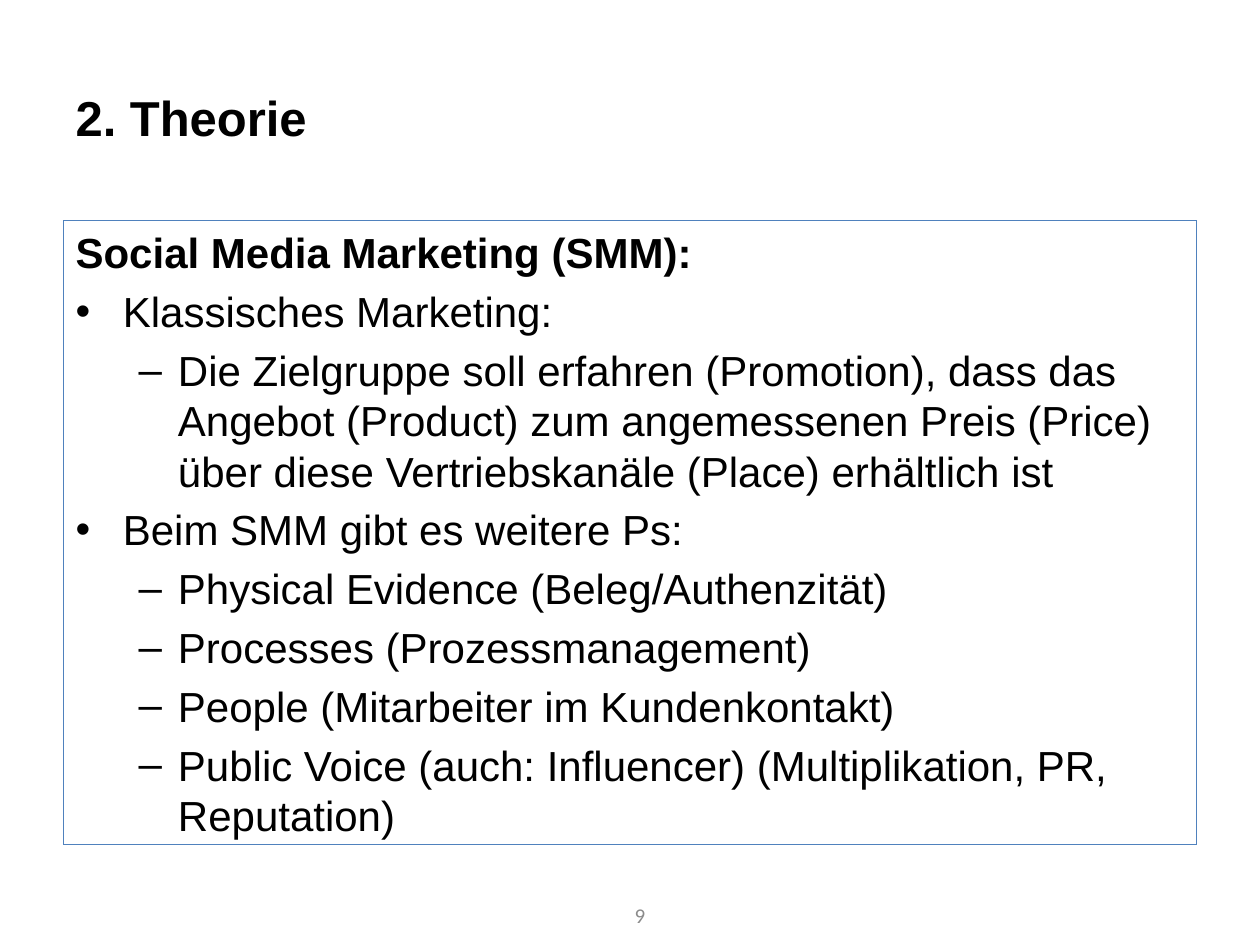
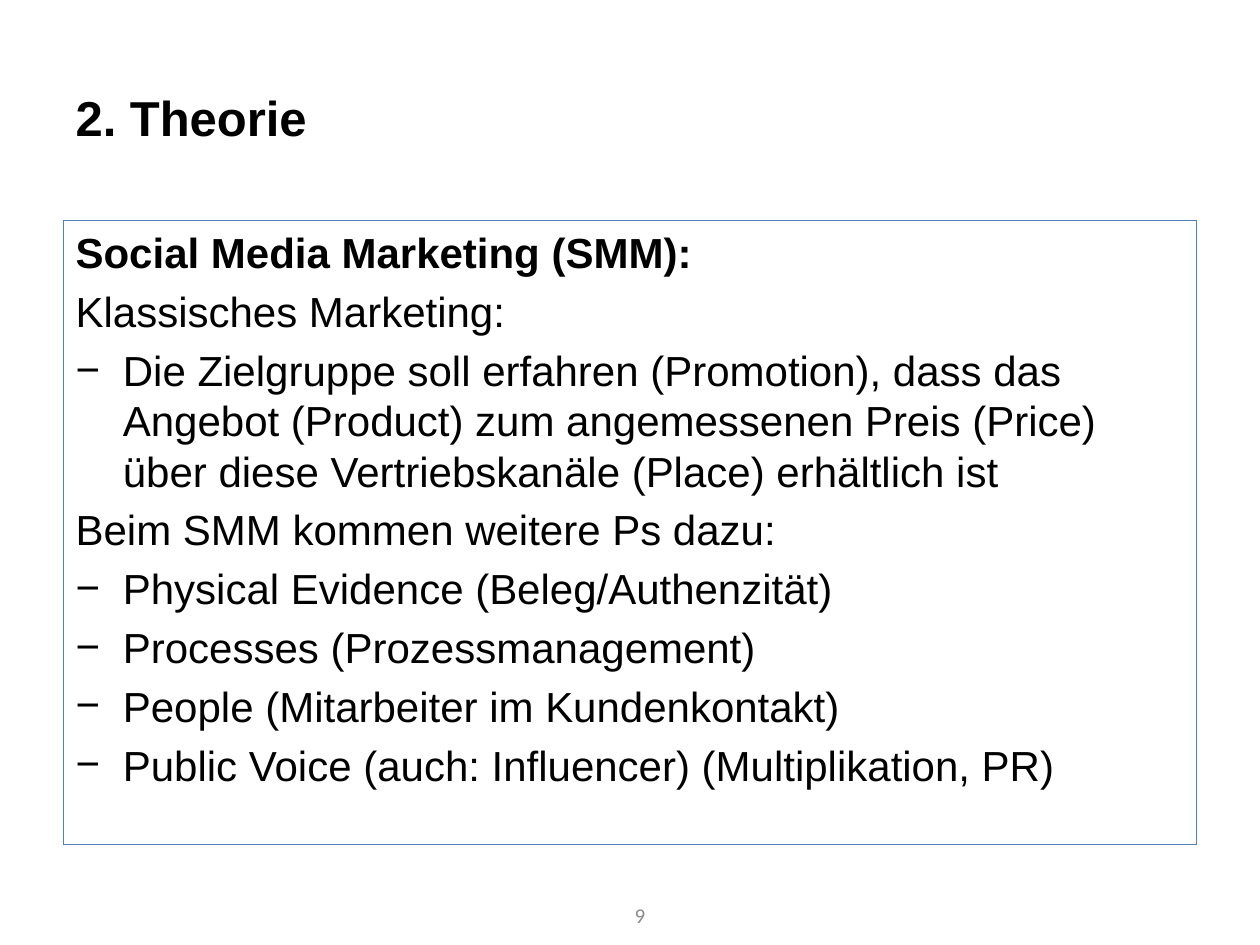
Before and after one commit to Roba1993/Happy-Hour, a slide deck: slide 9 of documents/marketing/Social Media Marketingkonzept/Marketingstrategie - Social Media (5.7).pptx. Drawn at 1260x945 pixels with LibreOffice and Linux fonts; fonts in the diff are those of the drawing. Boxes give left, top, right and bottom in pixels: in the first picture for what was removed or moved away, otherwise in the second. Text is boxed around its words. In the diff, an @@ line names an element or a change of style, - is before the commit and + after.

Commit message:
Version 1.0 Social Media Marketingkonzept

```diff
--- a/documents/marketing/Social Media Marketingkonzept/Marketingstrategie - Social Media (5.7).pptx
+++ b/documents/marketing/Social Media Marketingkonzept/Marketingstrategie - Social Media (5.7).pptx
@@ text at (x1=76, y1=296, x2=1096, y2=730): bullet • to none; bullet – to −; list level 2 to 1 in "Die Zielgruppe soll erfahren (Promotion), ..."; list level 2 to 1 in "Physical Evidence (Beleg/Authenzität)"; list level 2 to 1 in "Processes (Prozessmanagement)"; list level 2 to 1 in "People (Mitarbeiter im Kundenkontakt)" @@
@@ text at (x1=76, y1=514, x2=776, y2=546): text changed @@
-• Beim SMM gibt es weitere Ps:
+Beim SMM kommen weitere Ps dazu:
@@ text at (x1=123, y1=750, x2=1054, y2=789): text changed @@
-  – Public Voice (auch: Influencer) (Multiplikation, PR, Reputation)
+− Public Voice (auch: Influencer) (Multiplikation, PR)
```
Also in this commit, not shown: 6 other slides changed, 3 slides added.
